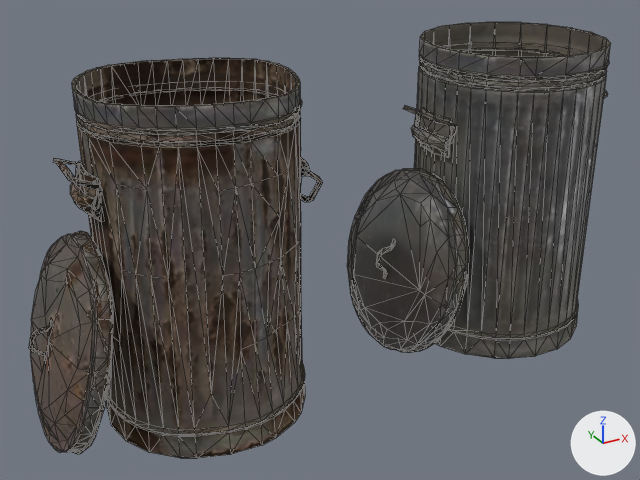
A saved change to the glTF model storby/assets/metal_trash_can.glb.
Both versions are drawn from a camera (50 mm lens) standing at (-1.237, -1.997, 1.403) and looking at (-0.133, 0.011, 0.399). Arrows for +X, +Y and +Z are at lower right; the lights stay in place. The picture after the commit comes second. Mesh edges are drawn as thin lines. Where no turn or scale is listed for an object, it has been applied to the vertices. Vertices at exactly the same position are counted once.

The scene before the commit, as lines of its bpy script (objects in view):
```python
me_cylinder_003 = bpy.data.meshes.new('Cylinder.003')
me_cylinder_003.from_pydata(...)  # 800 vertices, 1546 faces; spans x -0.442..0.335, y -0.277..0.277, z -0.441..0.465
me_cylinder_003.materials.append(mat_metal_trash_can)
me_cylinder_005 = bpy.data.meshes.new('Cylinder.005')
me_cylinder_005.from_pydata(...)  # 1121 vertices, 2176 faces; spans x -0.386..0.386, y -0.274..0.274, z -0.453..0.453
me_cylinder_005.materials.append(mat_metal_trash_can_rust)
ob_metal_trash_can_handle_left = bpy.data.objects.new('metal_trash_can_handle_left', me_cylinder_003)
ob_metal_trash_can_handle_left.location = (0.489, 0.0, 0.441)
ob_metal_trash_can_rust = bpy.data.objects.new('metal_trash_can_rust', me_cylinder_005)
ob_metal_trash_can_rust.location = (-0.567, 0.0, 0.453)
```
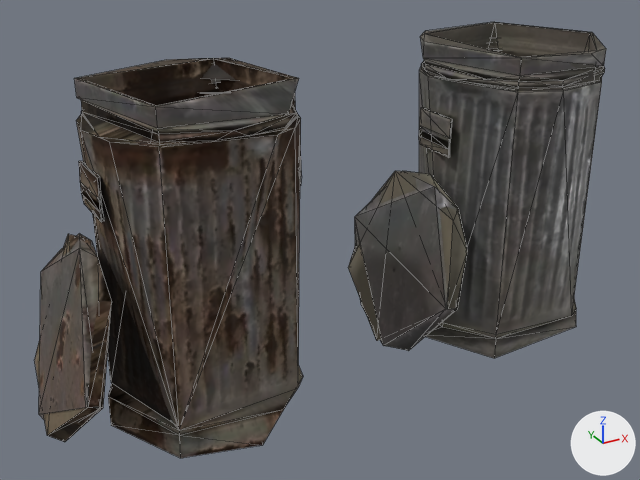
The change in detail:
me_cylinder_003 is used by ob_metal_trash_can_handle_left; location (0.489, 0.0, 0.441).
me_cylinder_003 had 800 vertices, 1546 faces and spanned x -0.442..0.335, y -0.277..0.277, z -0.441..0.465.
me_cylinder_003 now has 142 vertices, 268 faces and spans x -0.433..0.277, y -0.268..0.266, z -0.441..0.465.
me_cylinder_003 part 1: 9 loose pieces with 115 vertices, spanning x -0.442..0.335, y -0.091..0.091, z -0.207..0.29, are deleted.
me_cylinder_003 part 2: 342 vertices removed from x -0.265..0.287, y -0.277..0.276, z -0.441..0.465.
me_cylinder_003 part 3: 170 vertices removed from x -0.439..-0.259, y -0.274..0.277, z -0.433..0.276.
Other edits to the shape of me_cylinder_003 do not show in these pictures.
me_cylinder_005 is used by ob_metal_trash_can_rust; location (-0.567, 0.0, 0.453).
me_cylinder_005 had 1121 vertices, 2176 faces and spanned x -0.386..0.386, y -0.274..0.274, z -0.453..0.453.
me_cylinder_005 now has 129 vertices, 237 faces and spans x -0.373..0.335, y -0.272..0.269, z -0.453..0.453.
me_cylinder_005 part 4: 10 loose pieces with 146 vertices, spanning x -0.386..0.386, y -0.091..0.091, z -0.219..0.288, are deleted.
me_cylinder_005 part 5: 846 vertices removed from x -0.381..0.373, y -0.274..0.274, z -0.453..0.453.

Where the change shows, as pixel boxes (x1, y1, x2, y2) in the pictures (640 x 480 px):
'metal_trash_can_rust', reshaped (8% narrower): before (29, 58, 322, 458); after (34, 58, 303, 458)
'metal_trash_can_handle_left', reshaped: before (347, 22, 611, 359); after (348, 22, 606, 358)
part 1 of me_cylinder_003, deleted: before (376, 90, 607, 279)
part 2 of me_cylinder_003, deleted: before (414, 22, 611, 359)
part 3 of me_cylinder_003, deleted: before (347, 108, 469, 353)
part 4 of me_cylinder_005, deleted: before (29, 158, 322, 364)
part 5 of me_cylinder_005, deleted: before (30, 58, 311, 458)
